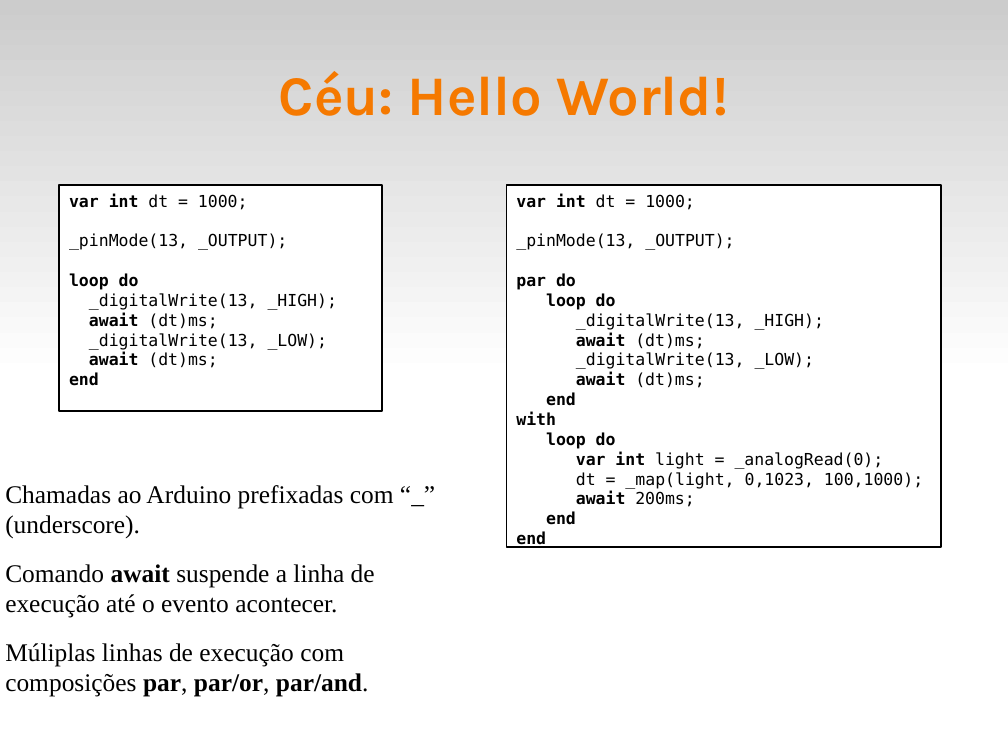
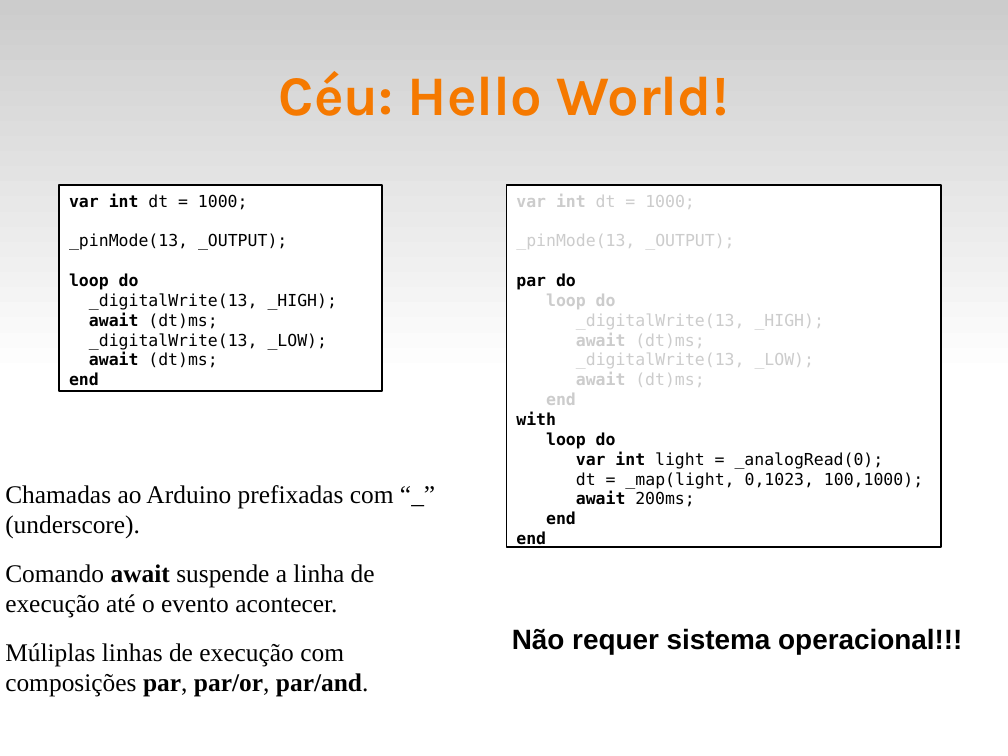
Before and after one commit to fsantanna-no/ceu-docs, a slide deck: slide 5 of OS/arduino_day.odp. Drawn at 1008x756 pixels with LibreOffice and Linux fonts; fonts in the diff are those of the drawing. Boxes give left, top, right and bottom in pixels: in the first picture for what was removed or moved away, otherwise in the second. Text is boxed around its words. In the diff, an @@ line names an element or a change of style, - is before the commit and + after.

```diff
--- a/OS/arduino_day.odp
+++ b/OS/arduino_day.odp
@@ rectangle "var int dt = 1000;": place and size @@
-rectangle "var int dt = 1000;" at [59,186,383,411]
+rectangle "var int dt = 1000;" at [59,186,383,391]
@@ text in rectangle at [516,194,824,405]: text colour #000000 to #CCCCCC in "var int dt = 1000;", "_pinMode(13, _OUTPUT);", "loop do", "_digitalWrite(13, _HIGH);" and 4 more places @@
@@ text added at [512,628,962,654], 22 pt, text #000000, bold @@
+Não requer sistema operacional!!!
```
Also in this commit, not shown: 6 other slides changed, 8 slides added, 10 slides removed, 10 other files.
